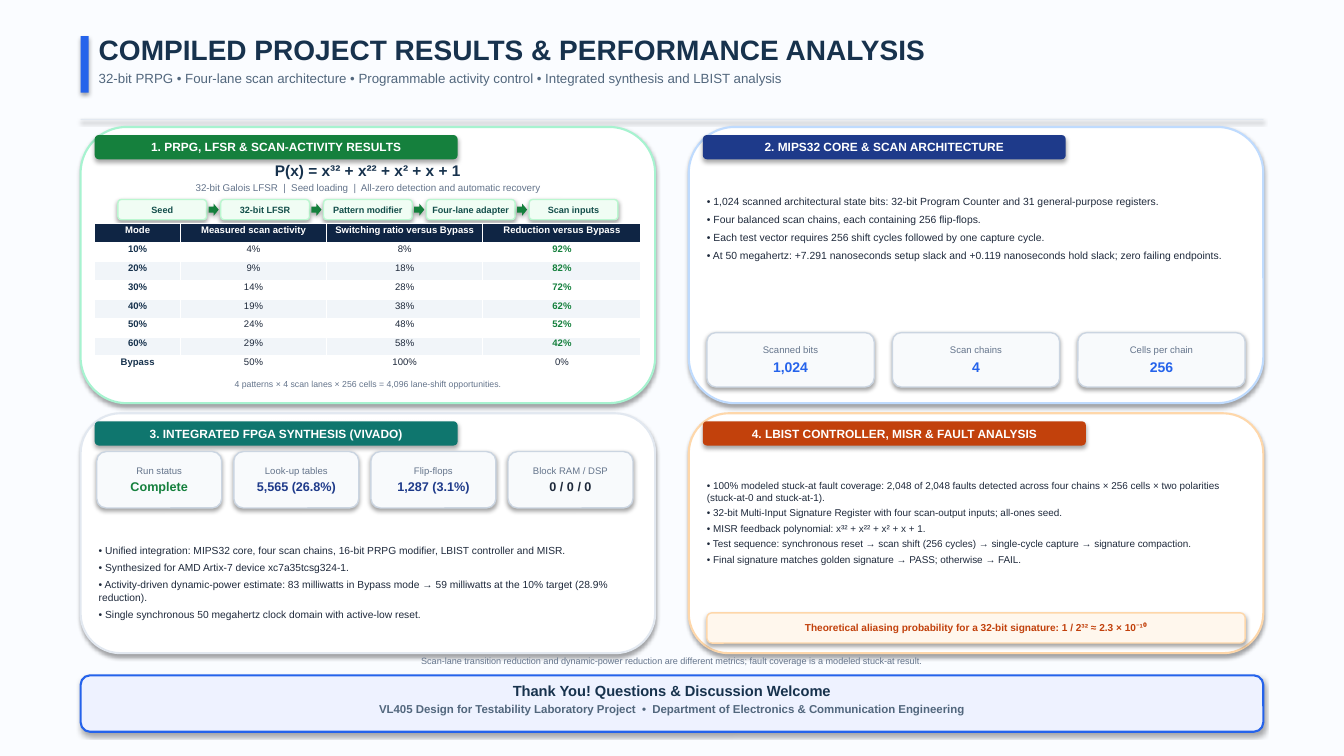
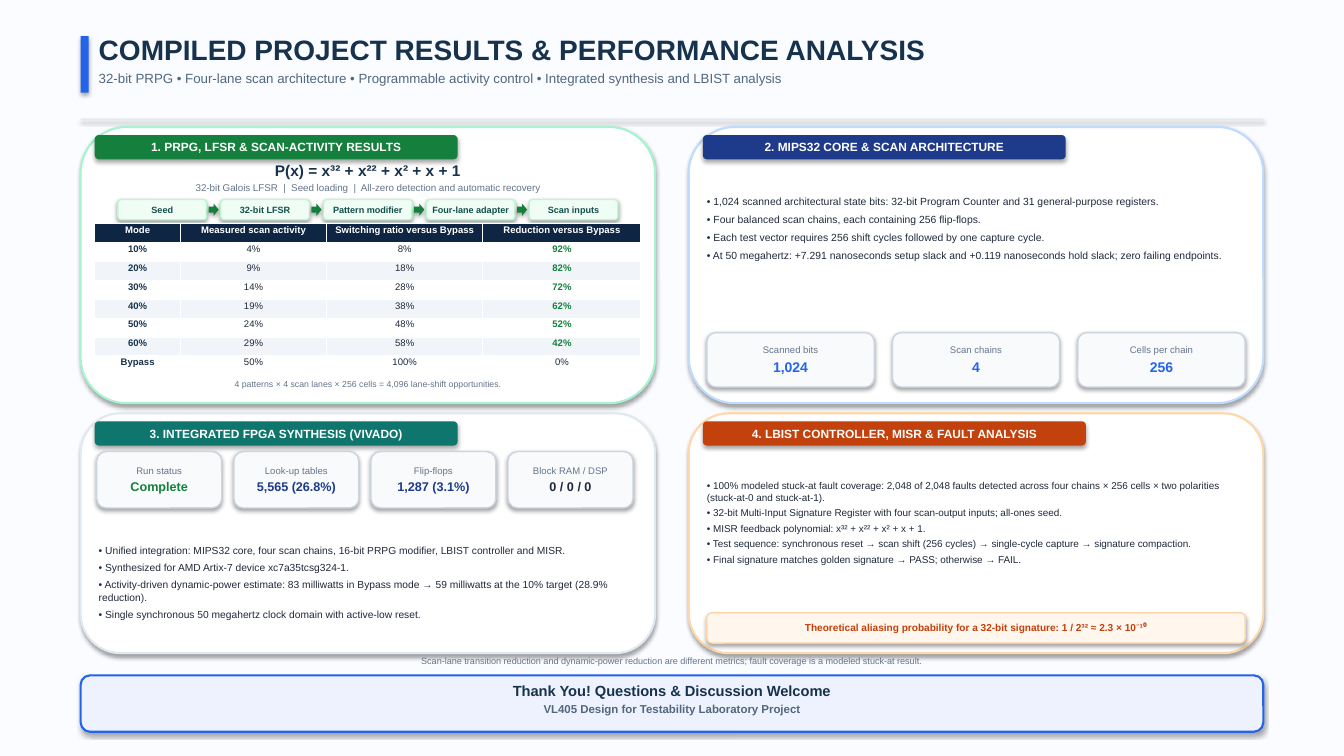
Before and after one commit to kumariNISHI78/PRPG-Programmable-Toggle-Rate-Control-LBIST, a slide deck: slide 3 of VL405_LBIST_Project_Presentation.pptx. Drawn at 1344x756 pixels with LibreOffice and Linux fonts; fonts in the diff are those of the drawing. Boxes give left, top, right and bottom in pixels: in the first picture for what was removed or moved away, otherwise in the second. Text is boxed around its words. In the diff, an @@ line names an element or a change of style, - is before the commit and + after.

Commit message:
Remove department text from bottom banner on final results slide, keeping only VL405 Design for Testability Laboratory Project

```diff
--- a/VL405_LBIST_Project_Presentation.pptx
+++ b/VL405_LBIST_Project_Presentation.pptx
@@ text at <box>544,704,800,716</box>: text changed @@
-VL405 Design for Testability Laboratory Project • Department of Electronics & Communication Engineering
+VL405 Design for Testability Laboratory Project
```
Also in this commit, not shown: 7 other files.
